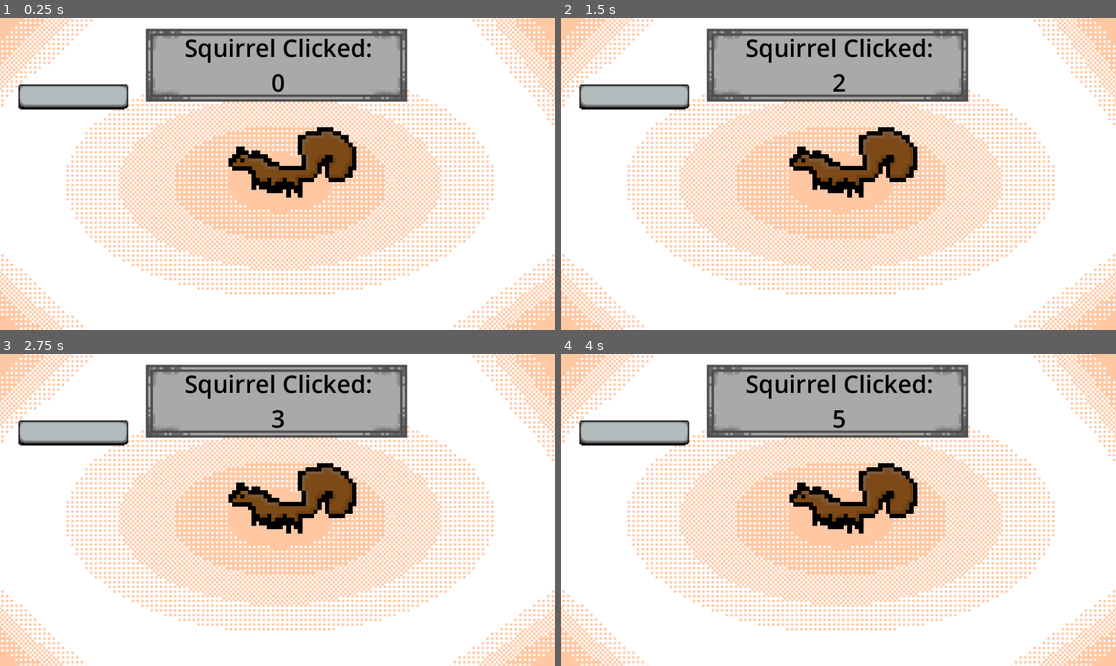
Above: before the commit, frames 1-4 (two rows, left to right).
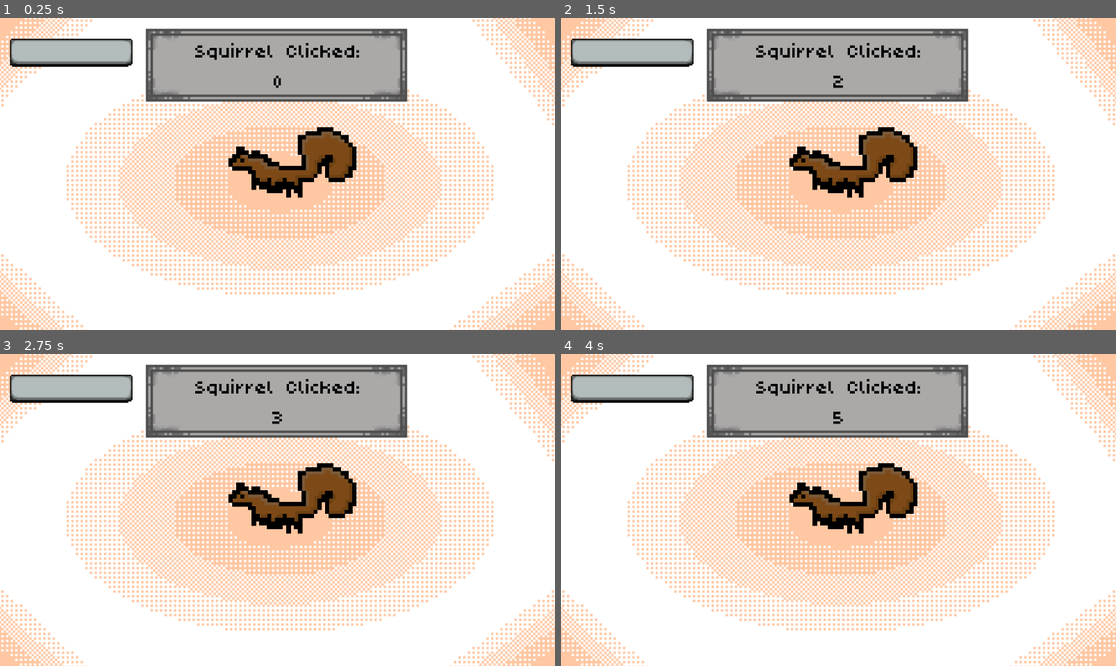
Above: after the commit, the same moments.

Repository: Teleportingsqirl/SquirrelClicker2.0
Game: Godot game, scene res://squirrelclicker.tscn
Two runs of this game, one before a commit and one after it. Both use one fixed random seed, a clock stepped at 60 frames per second and the inputs below.
Inputs (mouse positions are in pixels of both pictures, inside the frame that each line leads up to):
- Up to frame 1 (0.25 s): no input
- Up to frame 2 (1.5 s): click (849, 170) at 0.5 s; click (849, 170) at 1.25 s
- Up to frame 3 (2.75 s): click (288, 506) at 2 s
- Up to frame 4 (4 s): tap Enter at 2.75 s; tap Space at 3.5 s

The runs differ from the first frame. In frame 1, 4.7% of the frame differs, in the area x 1-67%, y 6-30%; in frame 2, 4.7%; in frame 3, 4.7%; in frame 4, 4.7%.

Commit message:
improved how buttons looks

Diff:
--- /dev/null
+++ b/poco/Poco.tres
@@ -0,0 +1,11 @@
+[gd_resource type="DynamicFont" load_steps=2 format=2]
+
+[ext_resource path="res://fonts/poco/Poco.ttf" type="DynamicFontData" id=1]
+
+[resource]
+
+size = 40
+use_mipmaps = true
+extra_spacing_top = -18
+extra_spacing_bottom = 2
+font_data = ExtResource( 1 )
--- a/squirrelclicker.tscn
+++ b/squirrelclicker.tscn
@@ -1,9 +1,10 @@
-[gd_scene load_steps=8 format=3 uid="uid://ccb7sd6fvr4g6"]
+[gd_scene load_steps=9 format=3 uid="uid://ccb7sd6fvr4g6"]
 
 [ext_resource type="Script" uid="uid://duaa17davi0f5" path="res://squirrelclicker.gd" id="1_crmfy"]
 [ext_resource type="Script" uid="uid://yoklm1grxh8n" path="res://control.gd" id="1_upo0g"]
 [ext_resource type="Texture2D" uid="uid://cwxjbxe5gbvs4" path="res://Sprite-squirrel.png" id="3_crmfy"]
 [ext_resource type="Texture2D" uid="uid://t7axdm54swgp" path="res://Sprite-background.png" id="3_sjpgo"]
+[ext_resource type="FontFile" uid="uid://bxd5f8so23f5i" path="res://poco/Poco.ttf" id="5_f44b8"]
 [ext_resource type="Texture2D" uid="uid://ifbfaa0on23c" path="res://Sprite-singlebutton.png" id="5_uijhn"]
 [ext_resource type="Texture2D" uid="uid://d2anliwsajs2b" path="res://Sprite-buttonpressedsingle.png" id="6_f44b8"]
 
@@ -46,17 +47,18 @@
 offset_right = 801.0
 offset_bottom = 164.0
 theme_override_colors/font_color = Color(0, 0, 0, 1)
+theme_override_fonts/font = ExtResource("5_f44b8")
 theme_override_font_sizes/font_size = 50
 text = "Click The Squirrel!"
 horizontal_alignment = 1
 
 [node name="CenterContainer2" type="CenterContainer" parent="Control"]
 layout_mode = 0
-offset_left = 16.0
-offset_top = 108.0
-offset_right = 166.0
-offset_bottom = 158.0
-scale = Vector2(1.9611735, 2.4724774)
+offset_left = -5.0
+offset_top = 9.0
+offset_right = 295.0
+offset_bottom = 109.0
+scale = Vector2(1.0952858, 1.3862662)
 
 [node name="TextureButton" type="TextureButton" parent="Control/CenterContainer2"]
 layout_mode = 2
Binary file changed: Sprite-buttonpressedsingle.png
Binary file changed: Sprite-singlebutton.png
Not shown, added: poco/CC BY 4.0.txt
Binary file added: poco/Poco.ttf
Not shown, added: poco/Poco.ttf.import
Not shown, changed: clickergamesquirrel.pck
